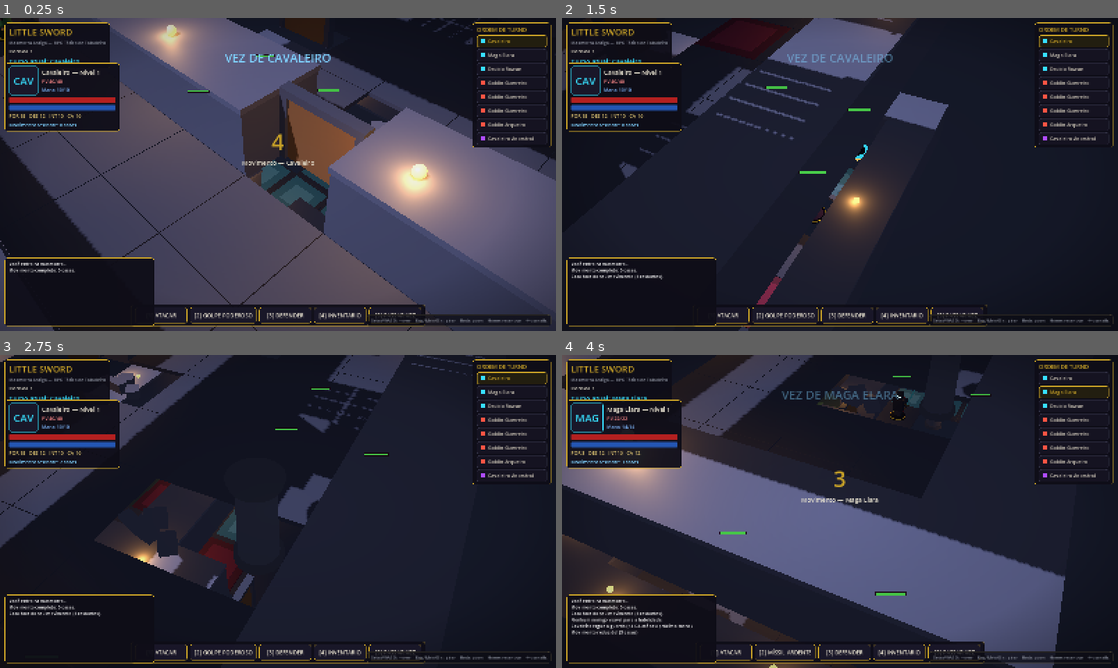
Above: before the commit, frames 1-4 (two rows, left to right).
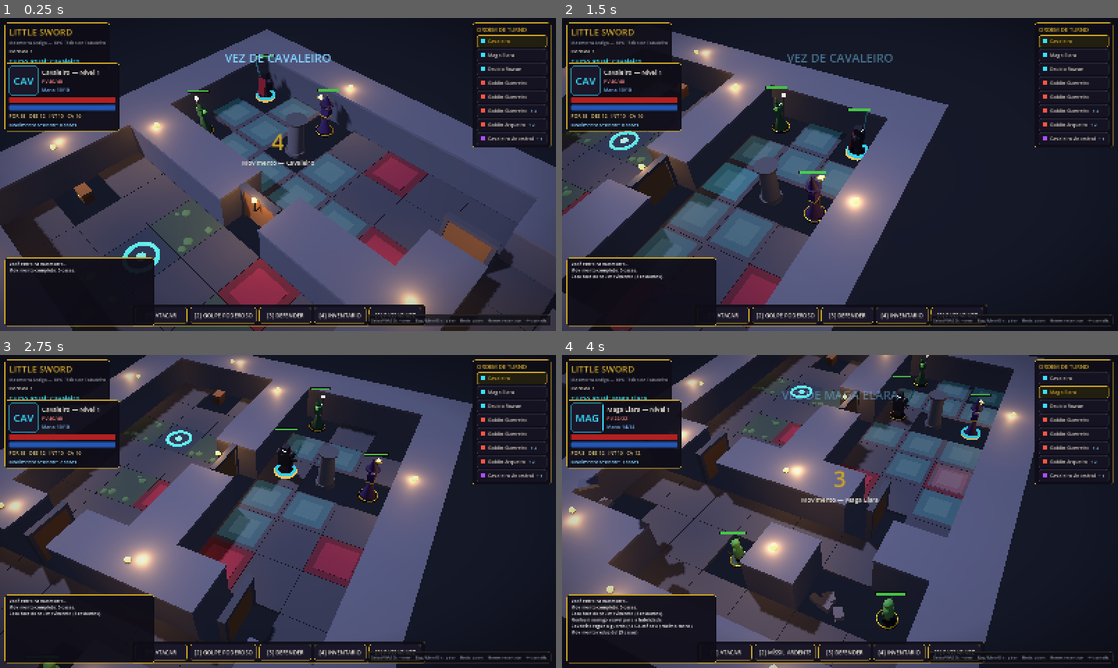
Above: after the commit, the same moments.

Repository: FalconiRod/Little-Sword
Game: Godot game, scene res://src/scenes/main.tscn
Two runs of this game, one before a commit and one after it. Both use one fixed random seed, a clock stepped at 60 frames per second and the inputs below.
Inputs (mouse positions are in pixels of both pictures, inside the frame that each line leads up to):
- Up to frame 1 (0.25 s): no input
- Up to frame 2 (1.5 s): tap Enter at 0.5 s; move the mouse to (962, 158) at 0.52 s; hold D 0.53-1.28 s; hold Q 0.53-1.28 s; click (962, 158) at 0.67 s; move the mouse to (728, 190) at 1.27 s; hold S from 1.28 s (still down); tap E at 1.35 s; click (728, 190) at 1.42 s
- Up to frame 3 (2.75 s): move the mouse to (333, 442) at 2.02 s; release S at 2.03 s; hold D from 2.03 s (still down); tap 1 at 2.1 s; click (333, 442) at 2.17 s
- Up to frame 4 (4 s): move the mouse to (812, 574) at 2.77 s; release D at 2.78 s; hold W 2.78-3.53 s; tap 2 at 2.85 s; click (812, 574) at 2.92 s; move the mouse to (1006, 558) at 3.52 s; hold A from 3.53 s (still down); tap 3 at 3.6 s; click (1006, 558) at 3.67 s

The runs differ from the first frame. In frame 1, 47% of the frame differs, in the area x 0-100%, y 0-100%; in frame 2, 32%; in frame 3, 47%; in frame 4, 52%, in the area x 0-98%, y 0-100%.

Commit message:
v0.4.2: camera restrita ao andar ativo + retratos clicaveis com fade (estilo BG3)

Diff:
--- a/src/autoload/event_bus.gd
+++ b/src/autoload/event_bus.gd
@@ -12,6 +12,10 @@
 signal unit_healed(unit, amount: int)
 signal unit_died(unit)
 signal unit_moved(unit)
+
+signal unit_changed_floor(unit, new_floor: int)
+
+signal active_floor_changed(floor_idx: int)
 signal inventory_changed()
 signal reveal_room(room_name: String)
 signal shake_requested(strength: float)
--- a/src/core/tactical_camera.gd
+++ b/src/core/tactical_camera.gd
@@ -296,6 +296,20 @@
 	_clamp_pan_target()
 
 
+## Pan suave até o ponto, largando o follow (clique em retrato mesmo andar).
+func focus_on(p: Vector3) -> void:
+	stop_follow()
+	set_focus(p)
+
+
+## Reposiciona SEM deslize (meio do fade ao trocar de andar).
+func snap_focus(p: Vector3) -> void:
+	stop_follow()
+	_pan_position = p
+	set_focus(p)
+	position = p
+
+
 func shake(strength: float) -> void:
 	_shake = maxf(_shake, strength)
 
--- a/src/dungeon/environment_manager.gd
+++ b/src/dungeon/environment_manager.gd
@@ -20,6 +20,8 @@
 var chest_looted := false
 var doors: Array[DungeonDoor] = []
 var levers := {}          ## Vector3i -> true
+var active_floor_index := -1   ## -1 = nenhum andar mostrado ainda
+var _floor_nodes: Array[Node3D] = []
 
 const LEGEND := {
 	"#": ["wall_stone", false, true],
@@ -47,7 +49,15 @@
 	levers.clear()
 	chest_looted = false
 	chest_cell = Vector3i.ZERO
+	active_floor_index = -1
+	_floor_nodes.clear()
 	BoardGrid.reset()
+
+	for f in def["floors"].size():
+		var flnode := Node3D.new()
+		flnode.name = "Floor%d" % f
+		add_child(flnode)
+		_floor_nodes.append(flnode)
 
 	for f in def["floors"].size():
 		var fl: Dictionary = def["floors"][f]
@@ -61,13 +71,24 @@
 		var a := Vector3i(lk[0][0], lk[0][1], lk[0][2])
 		var b := Vector3i(lk[1][0], lk[1][1], lk[1][2])
 		var st := DungeonStairs.new()
-		add_child(st)
+		_floor_nodes[a.z].add_child(st)
 		st.setup(a, b)
 
 	_setup_atmosphere()
 	_scatter_torches()
+	set_active_floor(0)
 	EventBus.log_msg.emit("Mapa: %s" % map_name, "#c9a227")
 	return true
+
+## Mostra apenas o andar ativo (esconde os outros; NÃO descarrega da
+## memória) e avisa câmera/HUD via active_floor_changed.
+func set_active_floor(f: int) -> void:
+	if f == active_floor_index or f < 0 or f >= _floor_nodes.size():
+		return
+	active_floor_index = f
+	for i in _floor_nodes.size():
+		_floor_nodes[i].visible = i == f
+	EventBus.active_floor_changed.emit(f)
 
 ## Iluminação de mesa: ambiente frio fraco + "lua" direcional com sombra.
 func _setup_atmosphere() -> void:
@@ -113,7 +134,7 @@
 		var c: Vector3i = s[0]
 		var d: Vector3i = s[1]
 		var t := TilePiece.build("torch")
-		add_child(t)
+		_floor_nodes[c.z].add_child(t)
 		t.position = BoardGrid.world_pos(c)
 		t.rotation.y = atan2(float(d.x), float(d.y))
 		var l := OmniLight3D.new()
@@ -177,14 +198,14 @@
 
 func _piece(pid: String, c: Vector3i) -> void:
 	var n := TilePiece.build(pid)
-	add_child(n)
+	_floor_nodes[c.z].add_child(n)
 	n.position = BoardGrid.world_pos(c)
 	n.name = "%s_%d_%d_%d" % [pid, c.x, c.y, c.z]
 
 func _door(c: Vector3i, locked: bool, key: String, disguised: bool,
 		id := "") -> void:
 	var d := DungeonDoor.new()
-	add_child(d)
+	_floor_nodes[c.z].add_child(d)
 	d.position = BoardGrid.world_pos(c)
 	d.setup(c, locked, key, disguised, id)
 	doors.append(d)
--- a/src/scenes/main.gd
+++ b/src/scenes/main.gd
@@ -137,11 +137,33 @@
 		BoardGrid.TILE * 16.0, BoardGrid.TILE * 14.0))
 	EventBus.shake_requested.connect(camera_rig.shake)
 	camera_rig.set_follow(knight, true)
+	env.set_active_floor(knight.grid_pos.z)
+	_apply_floor_visibility()
 	EventBus.turn_started.connect(_on_turn_started)
 
+## A câmera SEMPRE mostra o andar da unidade em foco.
 func _on_turn_started(unit, _round_num: int) -> void:
 	if unit.team == "hero":
-		camera_rig.set_follow(unit, true)
+		await _go_to_unit(unit)
+
+## Clique em retrato (estilo BG3): mesmo andar = pan suave; outro andar =
+## fade curto que esconde a troca de laje, focando já sobre o novo andar.
+func _go_to_unit(u) -> void:
+	if u == null or not is_instance_valid(u):
+		return
+	var f: int = u.grid_pos.z
+	if f != env.active_floor_index:
+		await hud.fade_swap(func():
+			env.set_active_floor(f)
+			_apply_floor_visibility()
+			camera_rig.snap_focus(u.global_position))
+	else:
+		camera_rig.focus_on(u.global_position)
+
+func _apply_floor_visibility() -> void:
+	for u in units:
+		if is_instance_valid(u):
+			u.visible = u.grid_pos.z == env.active_floor_index
 
 func _build_ui() -> void:
 	hud = GameHUD.new()
@@ -153,7 +175,11 @@
 	var roster: Array = []
 	for u in units:
 		roster.append({"name": u.display_name, "unit": u})
+	hud.env_ref = env
 	hud.bind_units(knight, roster)
+	hud.portrait_clicked.connect(_go_to_unit)
+	EventBus.unit_changed_floor.connect(func(u, _f): _apply_floor_visibility())
+	EventBus.active_floor_changed.connect(func(_f): _apply_floor_visibility())
 
 func _wire_systems() -> void:
 	ai = EnemyAI.new()
--- a/src/ui/hud.gd
+++ b/src/ui/hud.gd
@@ -7,9 +7,13 @@
 const GOLD := "c9a227"
 const PANEL_BG := Color(0.055, 0.05, 0.09, 0.93)
 
+signal portrait_clicked(unit)
+
 var knight: BoardUnit
 var ctl
 var roster: Array = []
+var env_ref = null          ## EnvironmentManager (para saber o andar ativo)
+var fade_rect: ColorRect
 
 var title_lbl: Label
 var turn_lbl: Label
@@ -53,6 +57,9 @@
 	_build_boss_bar()
 	_build_inventory()
 	_build_game_over()
+	_build_fade()
+	EventBus.active_floor_changed.connect(func(_f): _refresh_floor_badges())
+	EventBus.unit_changed_floor.connect(func(_u, _f): _refresh_floor_badges())
 	_build_hints()
 	EventBus.log_msg.connect(_on_log)
 	EventBus.dice_rolled.connect(_on_dice)
@@ -242,18 +249,64 @@
 		var row := PanelContainer.new()
 		var dot_hex := "37e0ff" if u.team == "hero" else ("ff5544" if u.id != "boss_knight" else "b04dff")
 		row.add_theme_stylebox_override("panel", _sb(Color(0.09, 0.08, 0.14, 0.8), Color(0.2, 0.2, 0.28)))
+		row.mouse_filter = Control.MOUSE_FILTER_STOP
+		row.gui_input.connect(func(ev: InputEvent):
+			if ev is InputEventMouseButton and ev.pressed \
+					and ev.button_index == MOUSE_BUTTON_LEFT:
+				portrait_clicked.emit(u))
+		row.mouse_default_cursor_shape = Control.CURSOR_POINTING_HAND
 		var h := HBoxContainer.new()
 		h.add_theme_constant_override("separation", 8)
+		h.mouse_filter = Control.MOUSE_FILTER_IGNORE
 		row.add_child(h)
 		var dot := ColorRect.new()
 		dot.color = Color.html(dot_hex)
 		dot.custom_minimum_size = Vector2(12, 12)
 		dot.size_flags_vertical = Control.SIZE_SHRINK_CENTER
+		dot.mouse_filter = Control.MOUSE_FILTER_IGNORE
 		h.add_child(dot)
 		var lbl := _label(entry["name"], 14, "cfc8b8", h)
-		order_rows.append({"row": row, "lbl": lbl, "unit": u})
+		lbl.mouse_filter = Control.MOUSE_FILTER_IGNORE
+		var badge := _label("", 11, "8fd3ff", h)
+		badge.mouse_filter = Control.MOUSE_FILTER_IGNORE
+		order_rows.append({"row": row, "lbl": lbl, "unit": u, "badge": badge})
 		v.add_child(row)
 	_refresh_order_highlight()
+	_refresh_floor_badges()
+
+## Indicador de andar: seta + numero quando a unidade NAO esta no andar ativo.
+func _refresh_floor_badges() -> void:
+	for r in order_rows:
+		var u = r["unit"]
+		var badge: Label = r["badge"]
+		if not is_instance_valid(u) or env_ref == null or not u.alive:
+			badge.text = ""
+			continue
+		var dz: int = u.grid_pos.z - env_ref.active_floor_index
+		if dz == 0:
+			badge.text = ""
+		else:
+			badge.text = ("↑ %d" % (u.grid_pos.z + 1)) if dz > 0 \
+					else ("↓ %d" % (u.grid_pos.z + 1))
+
+## Fade preto curto: escurece, executa `mid` no ponto mais escuro, clareia.
+func fade_swap(mid: Callable) -> void:
+	fade_rect.mouse_filter = Control.MOUSE_FILTER_STOP
+	var tw := create_tween()
+	tw.tween_property(fade_rect, "color:a", 1.0, 0.16)
+	await tw.finished
+	mid.call()
+	var tw2 := create_tween()
+	tw2.tween_property(fade_rect, "color:a", 0.0, 0.18)
+	await tw2.finished
+	fade_rect.mouse_filter = Control.MOUSE_FILTER_IGNORE
+
+func _build_fade() -> void:
+	fade_rect = ColorRect.new()
+	fade_rect.color = Color(0, 0, 0, 0)
+	fade_rect.set_anchors_and_offsets_preset(Control.PRESET_FULL_RECT)
+	fade_rect.mouse_filter = Control.MOUSE_FILTER_IGNORE
+	add_child(fade_rect)
 
 func _refresh_order_highlight() -> void:
 	for r in order_rows:
--- a/src/units/unit_base.gd
+++ b/src/units/unit_base.gd
@@ -23,6 +23,7 @@
 var dexterity := 10
 var intelligence := 10
 var grid_pos := Vector3i.ZERO
+var floor_index := 0
 var defending := false
 var alerted := false
 var alive := true
@@ -61,6 +62,7 @@
 	intelligence = d["intelligence"]
 	_bar_h = d["bar_h"]
 	base_visual_id = uid
+	floor_index = cell.z
 	position = BoardGrid.world_pos(cell)
 	if team == "hero":
 		rotation.y = PI
@@ -248,6 +250,7 @@
 
 ## Movimento de peça: saltos curtos célula a célula.
 func animate_move(path: Array) -> void:
+	var start_z: int = grid_pos.z
 	for c in path:
 		var wp: Vector3 = BoardGrid.world_pos(c)
 		face_towards(wp)
@@ -256,12 +259,26 @@
 		tw.set_parallel(true)
 		tw.tween_property(self, "position:x", wp.x, dur)
 		tw.tween_property(self, "position:z", wp.z, dur)
+		tw.tween_property(self, "position:y", wp.y, dur)
 		var th := create_tween()
-		th.tween_property(self, "position:y", 0.3, dur * 0.5).set_trans(Tween.TRANS_QUAD).set_ease(Tween.EASE_OUT)
-		th.tween_property(self, "position:y", 0.0, dur * 0.5).set_trans(Tween.TRANS_QUAD).set_ease(Tween.EASE_IN)
+		th.tween_property(self, "position:y", wp.y + 0.3, dur * 0.5) \
+				.set_trans(Tween.TRANS_QUAD).set_ease(Tween.EASE_OUT)
+		th.tween_property(self, "position:y", wp.y, dur * 0.5) \
+				.set_trans(Tween.TRANS_QUAD).set_ease(Tween.EASE_IN)
 		await tw.finished
-	position.y = 0.0
+	position = BoardGrid.world_pos(grid_pos)
+	if grid_pos.z != start_z:
+		floor_index = grid_pos.z
+		EventBus.unit_changed_floor.emit(self, floor_index)
 	EventBus.unit_moved.emit(self)
+
+## Ponto ÚNICO de mudança de andar (escadas futuras, buracos, teleportes).
+## Reposiciona no grid e no mundo e dispara unit_changed_floor.
+func change_floor(cell: Vector3i) -> void:
+	BoardGrid.move_unit(self, cell)
+	floor_index = cell.z
+	position = BoardGrid.world_pos(cell)
+	EventBus.unit_changed_floor.emit(self, floor_index)
 
 func take_damage(amount: int) -> void:
 	hp = maxi(0, hp - amount)
Not shown, changed: docs/CHANGELOG.md
